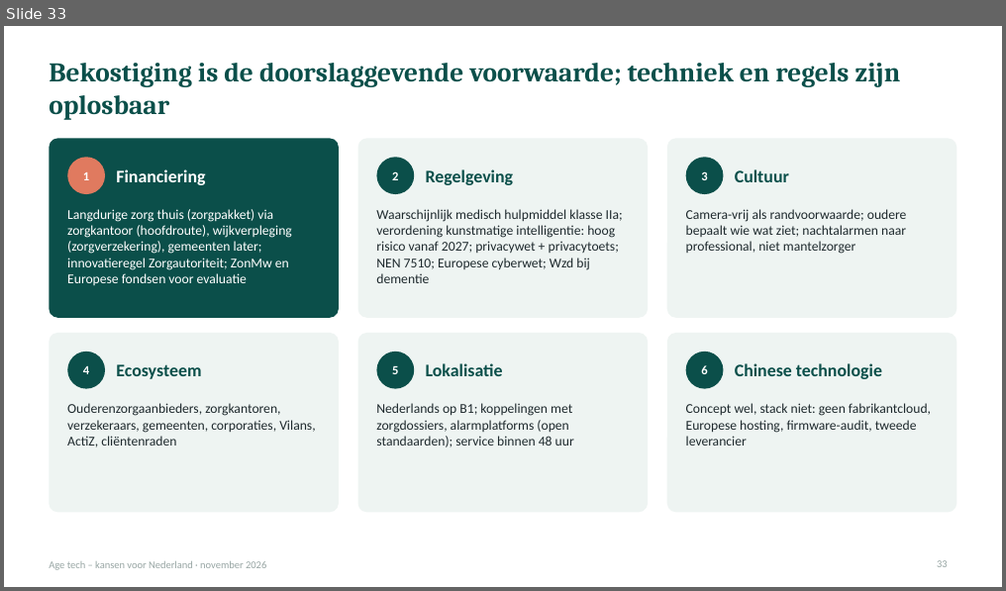
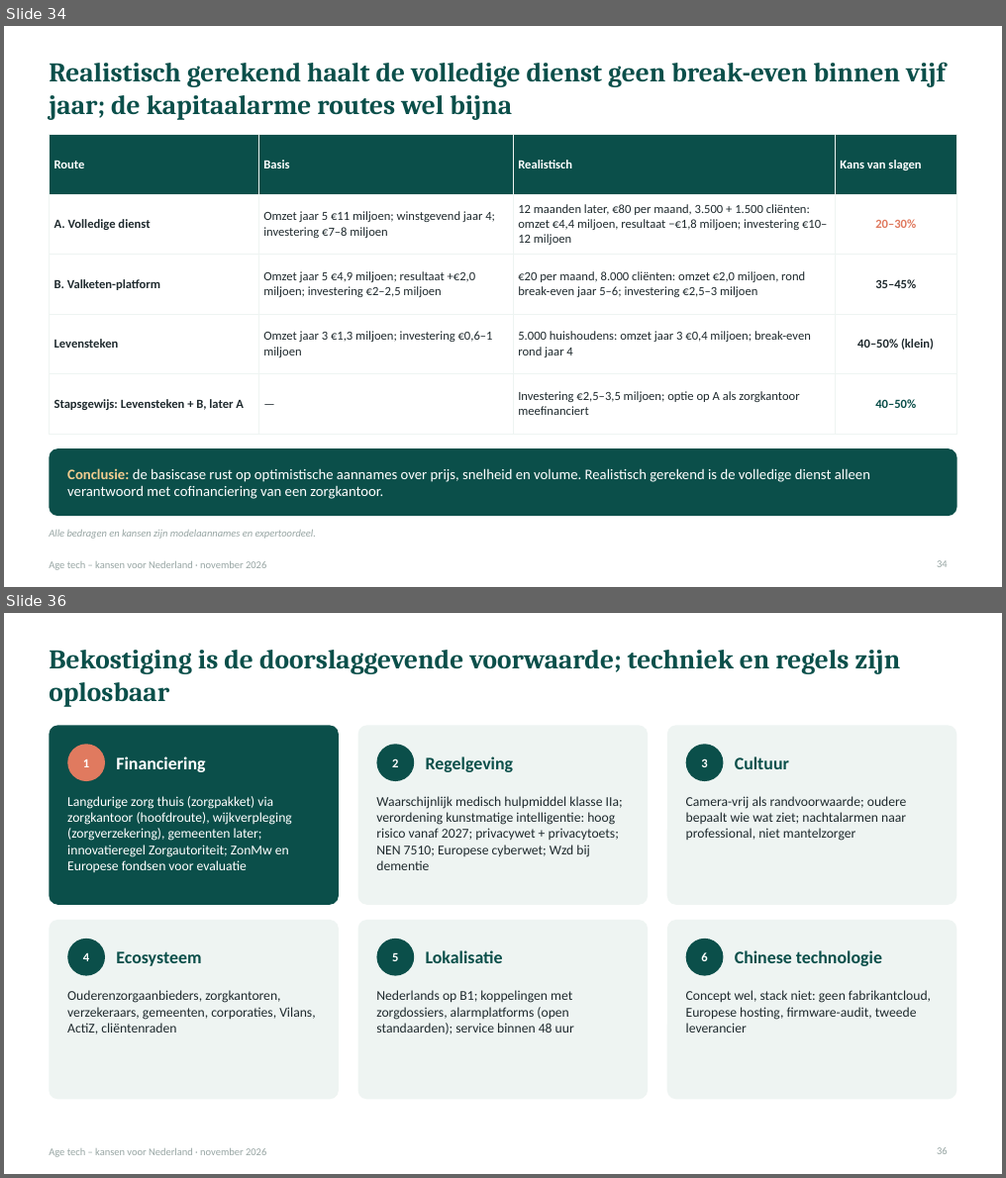
Before and after one commit to robruijn/Four-Seasons-Rome-2026, a slide deck: AgeTech_kansen_Nederland.pptx. Shown one above the other, each under a label of ours: slide 33 before the commit, slides 34 and 36 after it; the slides between them are not shown. The pictures are 1006x591 and 1006x1178 pixels, drawn with LibreOffice and Linux fonts; fonts in the diff are those of the drawing. Boxes give left, top, right and bottom in pixels: in the first picture for what was removed or moved away, otherwise in the second. Text is boxed around its words. In the diff, an @@ line names an element or a change of style, - is before the commit and + after.

```diff
--- a/AgeTech_kansen_Nederland.pptx
+++ b/AgeTech_kansen_Nederland.pptx
@@ slide 34 added at <box>4,26,1002,587</box>, background #FFFFFF; not listed: 1 template element that a slide beside it also shows @@
@@ title added at <box>49,62,945,120</box>, 26 pt, text #0B4F4A, bold @@
+Realistisch gerekend haalt de volledige dienst geen break-even binnen vijf jaar; de kapitaalarme routes wel bijna
@@ table added at <box>49,135,957,419</box>, 5 rows, 4 columns @@
+Route | Basis | Realistisch | Kans van slagen
+A. Volledige dienst | Omzet jaar 5 €11 miljoen; winstgevend jaar 4; investering €7–8 miljoen | 12 maanden later, €80 per maand, 3.500 + 1.500 cliënten: omzet €4,4 miljoen, resultaat −€1,8 miljoen; investering €10–12 miljoen | 20–30%
+B. Valketen-platform | Omzet jaar 5 €4,9 miljoen; resultaat +€2,0 miljoen; investering €2–2,5 miljoen | €20 per maand, 8.000 cliënten: omzet €2,0 miljoen, rond break-even jaar 5–6; investering €2,5–3 miljoen | 35–45%
+Levensteken | Omzet jaar 3 €1,3 miljoen; investering €0,6–1 miljoen | 5.000 huishoudens: omzet jaar 3 €0,4 miljoen; break-even rond jaar 4 | 40–50% (klein)
+Stapsgewijs: Levensteken + B, later A | — | Investering €2,5–3,5 miljoen; optie op A als zorgkantoor meefinanciert | 40–50%
@@ rounded rectangle added at <box>49,449,957,516</box>, fill #0B4F4A @@
@@ text added at <box>67,469,870,499</box>, 14 pt, text #FFFFFF @@
+Conclusie: de basiscase rust op optimistische aannames over prijs, snelheid en volume. Realistisch gerekend is de volledige dienst alleen verantwoord met cofinanciering van een zorgkantoor.
@@ text added at <box>49,530,316,539</box>, 10 pt, text #98A6A4, italic @@
+Alle bedragen en kansen zijn modelaannames en expertoordeel.
@@ page number added at <box>937,561,947,568</box>, 10 pt, text #98A6A4 @@
+34
@@ what was slide 33 is now slide 36 @@
```
Also in this commit, not shown: 7 slides changed, 2 other slides added.
